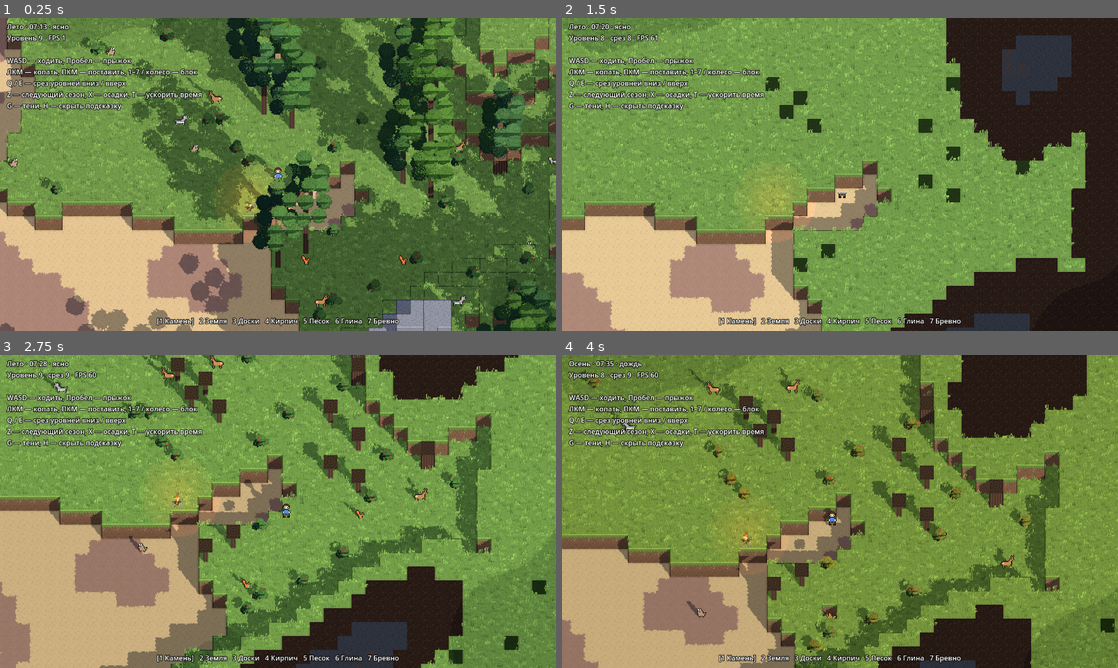
Above: before the commit, frames 1-4 (two rows, left to right).
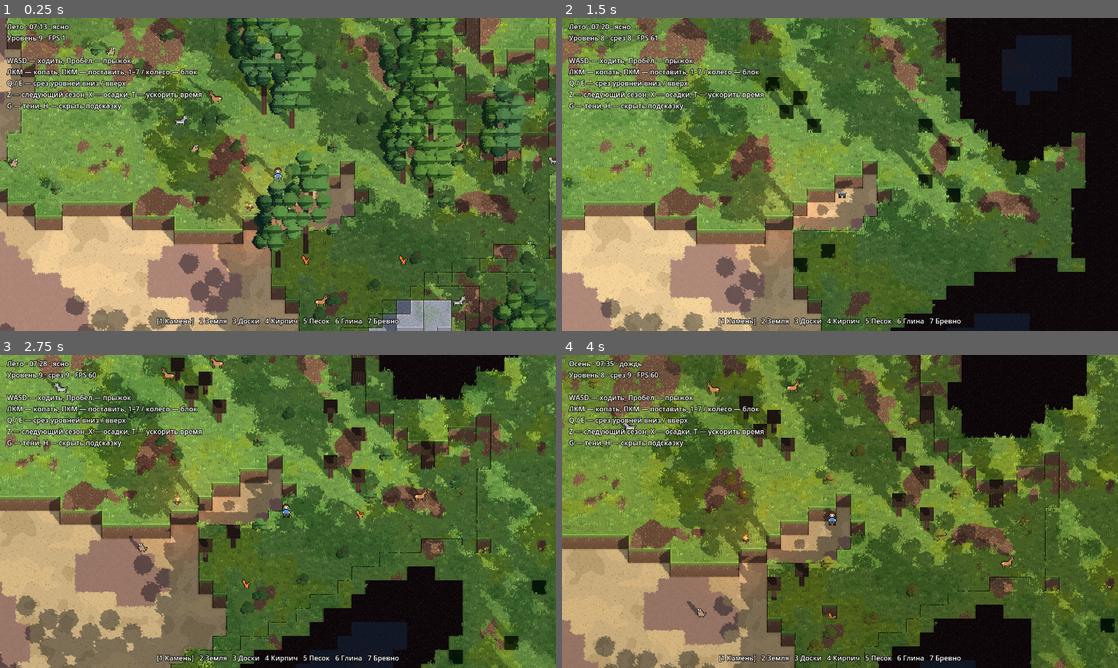
Above: after the commit, the same moments.

Repository: randomboygh/survivium
Game: Godot game, scene res://scenes/main.tscn
Same seed, same stepped clock (60 frames per second), same inputs: the game is played once before the commit and once after it.
Inputs (mouse positions are in pixels of both pictures, inside the frame that each line leads up to):
- Up to frame 1 (0.25 s): no input
- Up to frame 2 (1.5 s): tap Enter at 0.5 s; move the mouse to (962, 158) at 0.52 s; hold D 0.53-1.28 s; tap 1 at 0.6 s; click (962, 158) at 0.67 s; tap Space at 0.77 s; move the mouse to (728, 190) at 1.27 s; hold S from 1.28 s (still down); tap Q at 1.35 s
- Up to frame 3 (2.75 s): tap Space at 1.52 s; move the mouse to (333, 442) at 2.02 s; release S at 2.03 s; hold D from 2.03 s (still down); tap E at 2.1 s
- Up to frame 4 (4 s): move the mouse to (812, 574) at 2.77 s; release D at 2.78 s; hold W 2.78-3.53 s; tap Z at 2.85 s; click (812, 574) at 2.92 s; tap Space at 3.02, 3.77 s; move the mouse to (1006, 558) at 3.52 s; hold A from 3.53 s (still down); tap X at 3.6 s

The runs differ from the first frame. In frame 1, 14% of the frame differs, in the area x 0-100%, y 0-100%; in frame 2, 54%; in frame 3, 52%; in frame 4, 49%.

Commit message:
Vary the ground, fix walking on water, merge cloud and tree shadows
- No invisible floor over open water: the whole column above it blocks, and
  the water surface sits 4 px below the shore so the bank shows.
- Clouds no longer darken what is already in shadow, and cut levels still
  cast shadows, so caves stay dark and cloud-free.
- Back edges of raised tops get a darker outline with a lit bevel.
- One world-space patch noise drives bare spots and lush or dry islands of
  grass (tufts follow it), damp dirt with pebbles, dunes, moss on stone and
  snow drifts; each cell's top tile is mirrored one of four ways.
- Torch and fire light falls off in 7 rings, tight near the flame and wider
  and paler farther out.
- A heat map around fires melts snow and keeps the ground drier in rain.
- Calmer tree crowns: each clump gets a lit cap and a shaded underside
  instead of per-texel noise.

Co-Authored-By: Claude Opus 5.5 (1M context) <noreply@anthropic.com>
Claude-Session: https://claude.ai/code/session_017NoGdH6jXBAHVoVYhog4v3

Diff:
--- a/project.godot
+++ b/project.godot
@@ -78,3 +78,11 @@
 "type": "sampler2D",
 "value": ""
 }
+heat_map={
+"type": "sampler2D",
+"value": ""
+}
+world_size={
+"type": "vec2",
+"value": Vector2(128, 128)
+}
--- a/shaders/grass.gdshader
+++ b/shaders/grass.gdshader
@@ -1,6 +1,7 @@
 // Grass tufts standing on grass tops (MultiMesh, see foliage.gd). Coloured from the
 // ground texture under each tuft, lighter at the tips; tips sway with the wind in
-// whole pixels and bend away from the player. They sink under snow.
+// whole pixels and bend away from the player. They sink under snow, grow in patches
+// (see ground_patch) and stand up again around fires.
 // INSTANCE_CUSTOM: x = variant 0..3, y = brightness, z = sway phase.
 shader_type spatial;
 render_mode world_vertex_coords, cull_disabled;
@@ -15,6 +16,7 @@
 
 varying vec3 root;
 varying flat vec3 custom;
+varying flat float snow_here;
 varying float clouds;
 
 void vertex() {
@@ -28,7 +30,8 @@
 		sway += sign(away.x + 0.001) * 2.0 * (1.0 - d / 0.6) + 0.5 * sign(away.x);
 	}
 	VERTEX.x += round(sway) / TEXELS * tip;
-	VERTEX.y = root.y + (VERTEX.y - root.y) * (1.0 - snow_amount * 0.9);
+	snow_here = snow_amount * (1.0 - warm_spot(root, custom.z));
+	VERTEX.y = root.y + (VERTEX.y - root.y) * (1.0 - snow_here * 0.9);
 	VERTEX = shear(VERTEX);
 	NORMAL = vec3(0.0, 1.0, 0.0);
 }
@@ -36,14 +39,19 @@
 void fragment() {
 	vec2 cell = vec2(float(int(custom.x + 0.5)) * 8.0, 0.0);
 	vec4 m = texture(tuft_texture, (cell + UV * 8.0) / vec2(32.0, 8.0));
-	if (m.a < 0.5 || root.y > cut_height + 0.01 || snow_amount > 0.85) {
+	if (m.a < 0.5 || root.y > cut_height + 0.01 || snow_here > 0.85) {
 		discard;
 	}
-	ivec2 t = ivec2(floor(fract(root.xz) * TEXELS));
+	// No tufts on bare spots, fewer on thin meadows, all of them on lush islands.
+	float patch = ground_patch(root.xz, 0.0);
+	if (bare_ground(root.xz) > 0.5 || custom.z > 0.2 + patch * 1.3) {
+		discard;
+	}
+	ivec2 t = tile_mirror(ivec2(floor(fract(root.xz) * TEXELS)), floor(root.xz));
 	vec2 origin = vec2(float(GRASS_TOP % 8), float(GRASS_TOP / 8)) * TEXELS;
 	vec3 ground = texture(terrain_atlas, (origin + vec2(t) + 0.5) / (8.0 * TEXELS)).rgb;
-	vec3 col = ground * grass_tint * mix(0.8, 1.18, m.r) * custom.y;
-	col *= 1.0 - 0.3 * wetness;
+	vec3 col = ground * grass_tint * grass_variation(root.xz) * mix(0.8, 1.18, m.r) * custom.y;
+	col *= 1.0 - 0.3 * wetness * (1.0 - 0.7 * warm_spot(root, custom.z));
 	ALBEDO = col * cut_shade(root.y);
 	ROUGHNESS = 1.0;
 	SPECULAR = 0.0;
--- a/shaders/leaf_shadow.gdshader
+++ b/shaders/leaf_shadow.gdshader
@@ -1,5 +1,6 @@
 // Shadow-only discs under each leaf cell, so a crown casts a round, leafy shadow
-// whatever the sun's angle. Thins out with the leaves in winter.
+// whatever the sun's angle. Thins out with the leaves in winter. Crowns above the
+// cut still cast shadows, like cut terrain does.
 shader_type spatial;
 render_mode world_vertex_coords, cull_disabled, unshaded;
 
@@ -19,7 +20,7 @@
 	vec2 q = UV - 0.5;
 	vec2 texel = floor(world_pos.xz * TEXELS);
 	float r = length(q) + hash12(texel) * 0.12;
-	if (r > 0.5 || world_pos.y > cut_height + 0.01 || hash13(cell) > leaf_amount) {
+	if (r > 0.5 || hash13(cell) > leaf_amount) {
 		discard;
 	}
 	ALBEDO = vec3(0.0);
--- a/shaders/leaves.gdshader
+++ b/shaders/leaves.gdshader
@@ -1,6 +1,6 @@
 // Tree crowns made of round leaf clumps (MultiMesh, see foliage.gd). Each clump is
 // shaded as a small ball, bent toward the outside of the crown, so the stepped light
-// gives the crown its volume. Clumps sway in whole pixels, thin out in winter, take
+// gives each clump a lit cap and a shaded underside, like t3ssel8r's trees. Clumps sway in whole pixels, thin out in winter, take
 // snow on top, and turn see-through around the player when they hide them.
 // INSTANCE_CUSTOM: xyz = outward direction of the crown, w = sway phase.
 // COLOR: per-clump tint.
@@ -51,13 +51,13 @@
 	q.y = -q.y;
 	float nz = sqrt(max(0.0, 1.0 - dot(q, q)));
 	vec3 ball = q.x * vec3(1.0, 0.0, 0.0) + q.y * vec3(0.0, 0.7071, -0.7071) + nz * vec3(0.0, 0.7071, 0.7071);
-	// Mostly the crown's shape, a little of the clump's own roundness, and a jitter
-	// per texel so the light bands break up like leaves.
-	vec3 jitter = vec3(hash12(texel) - 0.5, hash12(texel + 3.0) - 0.5, 0.0) * 0.5;
-	vec3 n = normalize(ball * 0.2 + custom.xyz + jitter + (m.r - 0.5) * vec3(0.0, 0.6, 0.0));
+	// The clump's own roundness bent toward the outside of the crown, so each clump
+	// gets a clean lit cap and a shaded underside; the leafy lumps of the texture
+	// (not per-texel noise) break the band edges up.
+	vec3 n = normalize(ball * 0.8 + custom.xyz * 0.6 + (m.r - 0.5) * vec3(0.3, 1.5, 0.0) + vec3(0.0, 0.15, 0.0));
 	// Autumn colours differ from clump to clump.
 	vec3 season = foliage_tint * (1.0 + (hash12(floor(center.xz) + 5.0) - 0.5) * (foliage_tint - 1.0) * vec3(0.5, 0.8, 1.0));
-	vec3 col = tint.rgb * season * mix(0.72, 1.12, m.r);
+	vec3 col = tint.rgb * season * mix(0.86, 1.06, m.r);
 	// Clumps marked in the alpha of their colour carry berries.
 	if (tint.a < 0.99 && hash12(texel + 11.0) > 0.95 && leaf_amount > 0.5) {
 		col = vec3(0.72, 0.14, 0.16) * mix(0.8, 1.2, m.r);
--- a/shaders/world.gdshader
+++ b/shaders/world.gdshader
@@ -21,6 +21,9 @@
 
 const int NONE = 63;
 const int GRASS = 1;
+const int DIRT = 2;
+const int STONE = 3;
+const int SAND = 4;
 // Which material grows over which at a boundary; 0 never blends.
 const int PRIORITY[12] = int[](0, 6, 4, 1, 3, 0, 0, 0, 0, 2, 1, 0);
 
@@ -41,8 +44,48 @@
 	return texture(terrain_atlas, (origin + vec2(t) + 0.5) / (8.0 * TEXELS)).rgb;
 }
 
+// Patches on bare ground: damp and dry dirt with pebbles, dunes on sand, moss and
+// lichen on stone. Multiplies the tile colour.
+vec3 ground_variety(int mat, vec2 xz, vec2 wt) {
+	float p = ground_patch(xz, float(mat));
+	float q = ground_patch(xz, float(mat) + 7.0);
+	float speck = hash12(wt + 13.0);
+	vec3 k = vec3(1.0);
+	if (mat == DIRT) {
+		k *= p > 0.66 ? vec3(0.84, 0.82, 0.8) : (p < 0.3 ? vec3(1.08, 1.06, 1.02) : vec3(1.0));
+		if (speck > 1.0 - 0.05 * q) {
+			k *= vec3(1.3, 1.3, 1.36);
+		}
+	} else if (mat == SAND) {
+		k *= p > 0.64 ? vec3(1.05, 1.04, 1.02) : (p < 0.34 ? vec3(0.93, 0.92, 0.9) : vec3(1.0));
+		if (speck > 0.992) {
+			k *= vec3(0.78, 0.76, 0.74);
+		}
+	} else if (mat == STONE) {
+		k *= p > 0.65 ? vec3(0.9, 1.0, 0.82) : (p < 0.3 ? vec3(1.06) : vec3(1.0));
+		if (q > 0.72 && speck > 0.55) {
+			k *= vec3(0.84, 0.98, 0.72);
+		}
+	}
+	return k;
+}
+
+// Snow is not flat white: drifts in three soft tones, bluish hollows and glints.
+vec3 snow_color(vec2 xz, vec2 wt) {
+	float drift = ground_patch(xz, 9.0);
+	vec3 c = drift > 0.62 ? vec3(0.95, 0.97, 1.0) : (drift < 0.36 ? vec3(0.85, 0.89, 0.97) : vec3(0.9, 0.93, 0.99));
+	float n = hash12(wt + 29.0);
+	if (n > 0.985) {
+		c = vec3(1.0);
+	} else if (n < 0.04) {
+		c *= vec3(0.92, 0.94, 0.98);
+	}
+	return c;
+}
+
 void fragment() {
-	if (world_pos.y > cut_height + 0.01) {
+	// Cut levels still cast their shadows, so caves and rooms stay in the dark.
+	if (world_pos.y > cut_height + 0.01 && !IN_SHADOW_PASS) {
 		discard;
 	}
 	int a = int(packed.x + 0.5);
@@ -54,13 +97,14 @@
 	int dist[4] = int[](t.y, 15 - t.y, t.x, 15 - t.x);
 	vec3 col = COLOR.rgb;
 	bool top = world_normal.y > 0.5;
+	vec2 wt = floor(world_pos.xz * TEXELS);
+	float warm = warm_spot(world_pos, hash12(wt + 41.0));
 	if (tile != NONE) {
 		int pick = tile;
 		if (top) {
 			// The neighbour with the higher priority spills 1..3 texels over the edge.
 			int n = int(packed.y + 0.5);
 			int best = PRIORITY[tile / 3];
-			vec2 wt = floor(world_pos.xz * TEXELS);
 			for (int e = 0; e < 4; e++) {
 				int nt = (n >> (6 * e)) & 63;
 				if (nt == NONE || best == 0) {
@@ -78,38 +122,55 @@
 				}
 			}
 		}
-		col *= tile_texel(pick, t);
-		if (pick / 3 == GRASS && pick % 3 == 0) {
-			col *= grass_tint;
+		ivec2 tm = top ? tile_mirror(t, floor(world_pos.xz)) : t;
+		if (top && pick == GRASS * 3 && bare_ground(world_pos.xz) > 0.5) {
+			pick = DIRT * 3;
+		}
+		col *= tile_texel(pick, tm);
+		if (pick == GRASS * 3) {
+			col *= grass_tint * grass_variation(world_pos.xz);
+		} else if (top && pick % 3 == 0 && COLOR.r > 0.5) {
+			col *= ground_variety(pick / 3, world_pos.xz, wt);
 		}
 	} else if (flag == 1) {
 		col *= foliage_tint;
 	}
 	// Edge shading: a light rim on convex edges, a dark outline where the face meets
-	// something farther away, a soft contact shadow in inner corners.
+	// something farther away, a soft contact shadow in inner corners. On tops the
+	// outline gets a lit bevel inside it, so the far edge of a raised block reads
+	// clearly against the same ground behind it.
 	float ao = 1.0;
 	for (int e = 0; e < 4; e++) {
 		int code = (edges >> (2 * e)) & 3;
 		if (code == 1 && dist[e] == 0) {
 			col = col * vec3(1.22, 1.2, 1.1) + vec3(0.025);
 		} else if (code == 2 && dist[e] == 0) {
-			col *= 0.6;
+			col *= top ? 0.45 : 0.6;
+		} else if (code == 2 && top && dist[e] == 1) {
+			col = col * vec3(1.16, 1.14, 1.06) + vec3(0.02);
 		} else if (code == 3 && dist[e] <= 1) {
 			ao = min(ao, dist[e] == 0 ? 0.6 : 0.8);
 		}
 	}
-	// Snow covers whole texels on upward faces and a fringe on top of walls.
+	// Snow covers whole texels on upward faces and a fringe on top of walls. The
+	// wind leaves a few spots bare, and it melts away around fires.
+	float snow_here = snow_amount * (1.0 - warm);
 	vec3 texel = floor(world_pos * TEXELS - world_normal * 0.5);
 	float h = hash12(texel.xz + texel.y * 17.0);
 	float snow = 0.0;
-	if (top) {
-		snow = step(h, snow_amount * 1.15 - 0.05);
+	if (snow_here <= 0.0) {
+		// No snow: skip the snow patterns.
+	} else if (top) {
+		float swept = step(ground_patch(world_pos.xz, 5.0) + (h - 0.5) * 0.05, 0.07);
+		snow = step(h, snow_here * 1.15 - 0.05) * (1.0 - swept);
 	} else if (flag == 2) {
-		float fringe = snow_amount * (0.12 + 0.12 * h);
-		snow = step(1.0 - fringe, fract(world_pos.y)) * step(0.3, snow_amount);
+		float fringe = snow_here * (0.12 + 0.12 * h);
+		snow = step(1.0 - fringe, fract(world_pos.y)) * step(0.3, snow_here);
 	}
-	col = mix(col, vec3(0.9, 0.93, 1.0), snow);
-	float wet = wetness * (1.0 - snow);
+	if (snow > 0.0) {
+		col = mix(col, snow_color(world_pos.xz, wt), snow);
+	}
+	float wet = wetness * (1.0 - snow) * (1.0 - 0.7 * warm);
 	col *= 1.0 - 0.3 * wet;
 	col *= cut_shade(world_pos.y);
 	ALBEDO = col;
--- a/src/client/chunk_mesher.gd
+++ b/src/client/chunk_mesher.gd
@@ -23,7 +23,8 @@
 	[Vector3(0, 0, 1), Vector3(1, 0, 1), Vector3(1, 1, 1), Vector3(0, 1, 1)],
 	[Vector3(0, 0, 0), Vector3(1, 0, 0), Vector3(1, 1, 0), Vector3(0, 1, 0)],
 ]
-const WATER_TOP := 0.875
+## Water stands a quarter of a level below the shore, so the bank shows above it.
+const WATER_TOP := 0.75
 const AIR := Mat.AIR
 const WATER := Mat.WATER
 const LEAVES := Mat.LEAVES
--- a/src/client/effects.gd
+++ b/src/client/effects.gd
@@ -9,13 +9,15 @@
 const ParticleShader := preload("res://shaders/particle.gdshader")
 
 const PX := 1.0 / 16.0
+## Cells around a fire where snow melts and the ground stays dry.
+const HEAT_RADIUS := 3.0
 
 var rain: CPUParticles3D
 var snowfall: CPUParticles3D
 var fireflies: CPUParticles3D
 var leaves: CPUParticles3D
 var pollen: CPUParticles3D
-## Each fire: {"light": OmniLight3D, "base": float}
+## Each fire: {"light": OmniLight3D, "base": float, "cell": Vector3i}
 var fires: Array = []
 var flicker_clock := 0.0
 var rng := RandomNumberGenerator.new()
@@ -122,15 +124,36 @@
 
 	var light := OmniLight3D.new()
 	light.light_color = Color(1.0, 0.47, 0.18)
-	light.omni_range = 5.5
+	light.omni_range = 8.0
 	light.omni_attenuation = 1.2
 	light.position = PixelView.shear(c + Vector3(0.0, 0.6, 0.0))
 	add_child(light)
-	fires.append({"light": light, "base": 1.8})
+	fires.append({"light": light, "base": 1.8, "cell": cell})
 
 
 ## Moves the weather emitters over the view and turns them on and off.
 ## `view` is the screen-plane centre; `ground` the height the player stands on.
+## Warmth around the fires for the shaders (heat_map, see common.gdshaderinc): one
+## texel per cell, r = heat falling off over HEAT_RADIUS cells, g = the fire's level.
+## Snow melts and rain dries there.
+func heat_map(size_x: int, size_z: int) -> ImageTexture:
+	var img := Image.create_empty(size_x, size_z, false, Image.FORMAT_RGBA8)
+	img.fill(Color(0, 0, 0, 1))
+	var r := ceili(HEAT_RADIUS)
+	for f in fires:
+		var c: Vector3i = f.cell
+		for dz in range(-r, r + 1):
+			for dx in range(-r, r + 1):
+				var x := c.x + dx
+				var z := c.z + dz
+				if x < 0 or z < 0 or x >= size_x or z >= size_z:
+					continue
+				var heat := clampf(1.3 - Vector2(dx, dz).length() / HEAT_RADIUS, 0.0, 1.0)
+				if heat > img.get_pixel(x, z).r:
+					img.set_pixel(x, z, Color(heat, c.y / 64.0, 0.0, 1.0))
+	return ImageTexture.create_from_image(img)
+
+
 func update(delta: float, view: Vector2, ground: float, raining: bool, winter: bool, season: int, daylight: float, indoor: bool) -> void:
 	var sky := ground + 7.0
 	# A point at height h shows at screen-plane y = z - h, so emitters sit further south.
--- a/src/client/foliage.gd
+++ b/src/client/foliage.gd
@@ -6,7 +6,8 @@
 const Mat := preload("res://src/shared/materials.gd")
 const PixelView := preload("res://src/client/pixel_view.gd")
 
-const TUFTS_PER_CELL := 6
+## Lush patches keep all of them, thin meadows fewer (see grass.gdshader).
+const TUFTS_PER_CELL := 7
 const TUFT_SIZE := 0.5
 const CLUMP_SIZE := 1.25
 ## Bushes are made of smaller clumps, this many pixels across.
--- a/src/client/main.gd
+++ b/src/client/main.gd
@@ -388,6 +388,7 @@
 func _build_materials() -> void:
 	RenderingServer.global_shader_parameter_set("terrain_atlas", PixelTextures.build_atlas())
 	RenderingServer.global_shader_parameter_set("cloud_noise", PixelTextures.build_cloud_noise())
+	RenderingServer.global_shader_parameter_set("world_size", Vector2(world.size_x, world.size_z))
 	world_mat = _material(WorldShader)
 	water_mat = _material(WaterShader)
 	grass_mat = _material(GrassShader)
@@ -487,6 +488,7 @@
 	var fire := Vector3i(floori(f.x), floori(f.y), floori(f.z))
 	if world.get_cell(fire.x, fire.y, fire.z) == Mat.AIR and world.is_solid(fire.x, fire.y - 1, fire.z):
 		effects.add_campfire(fire, world_mat)
+	RenderingServer.global_shader_parameter_set("heat_map", effects.heat_map(world.size_x, world.size_z))
 
 
 func _refresh_bushes() -> void:
--- a/src/client/pixel_textures.gd
+++ b/src/client/pixel_textures.gd
@@ -63,10 +63,14 @@
 		for y in size:
 			for x in size:
 				var d := Vector2(x - c, y - c)
-				var bump := noise.get_noise_2d(x, y) * 2.2 * size / CLUMP
+				var bump := noise.get_noise_2d(x, y) * 2.8 * size / CLUMP
 				if d.length() > c - 0.6 + bump:
 					continue
-				var b := 0.5 + noise.get_noise_2d(x * 2.3 + 40, y * 2.3) * 0.6 + rng.randf_range(-0.1, 0.1)
+				# Leafy lumps a few pixels across, and only rarely a single dark gap,
+				# so the clump reads as a calm mass rather than noise.
+				var b := 0.55 + noise.get_noise_2d(x * 1.4 + 40, y * 1.4) * 0.5
+				if rng.randf() < 0.04:
+					b -= 0.3
 				# A darker rim along the lower edge separates overlapping clumps.
 				if d.y > 0.0 and d.length() > c - 1.8 + bump:
 					b -= 0.45
--- a/src/client/player.gd
+++ b/src/client/player.gd
@@ -43,7 +43,8 @@
 	xray.top_level = true
 	add_child(xray)
 	torch = OmniLight3D.new()
-	torch.omni_range = 4.5
+	torch.omni_range = 6.5
+	torch.omni_attenuation = 1.4
 	torch.light_color = Color(1.0, 0.55, 0.25)
 	torch.light_energy = 0.0
 	torch.top_level = true
--- a/src/shared/world_data.gd
+++ b/src/shared/world_data.gd
@@ -42,15 +42,19 @@
 
 
 ## True when a walking body cannot be in this cell: solid, water, the map edge,
-## or air right above open water (there is no swimming yet).
+## or air anywhere above open water (there is no swimming yet). The whole column over
+## the water blocks, so neither a step up nor a jump lands on an invisible floor.
 func blocks_body(x: int, y: int, z: int) -> bool:
 	if x < 0 or z < 0 or x >= size_x or z >= size_z:
 		return true
 	var m := get_cell(x, y, z)
 	if m == Mat.WATER:
 		return true
-	if m == Mat.AIR and not water_frozen and get_cell(x, y - 1, z) == Mat.WATER:
-		return true
+	if m == Mat.AIR and not water_frozen:
+		var below := y - 1
+		while below >= 0 and get_cell(x, below, z) == Mat.AIR:
+			below -= 1
+		return get_cell(x, below, z) == Mat.WATER
 	return Mat.is_solid(m)
 
 
--- a/tests/run_tests.gd
+++ b/tests/run_tests.gd
@@ -106,6 +106,7 @@
 	w.set_cell(1, 0, 1, Mat.WATER)
 	_check(w.blocks_body(1, 0, 1), "water cannot be entered")
 	_check(w.blocks_body(1, 1, 1), "open water cannot be walked over")
+	_check(w.blocks_body(1, 2, 1), "no invisible floor a level above the water")
 	_check(w.surface_y(1, 1) == -1, "open water has no surface to stand on")
 	w.water_frozen = true
 	_check(not w.blocks_body(1, 1, 1), "frozen water can be walked over")
Not shown, changed: shaders/common.gdshaderinc
Not shown, added: shaders/common.gdshaderinc.uid
Not shown, added: shaders/grade.gdshader.uid
Not shown, added: shaders/grass.gdshader.uid
Not shown, added: shaders/leaf_shadow.gdshader.uid
Not shown, added: shaders/leaves.gdshader.uid
Not shown, added: shaders/particle.gdshader.uid
Not shown, added: shaders/sprite.gdshader.uid
Not shown, added: shaders/sprite_xray.gdshader.uid
Not shown, added: shaders/water.gdshader.uid
Not shown, added: shaders/world.gdshader.uid
Not shown, added: src/client/chunk_mesher.gd.uid
(and 19 more such lines)
